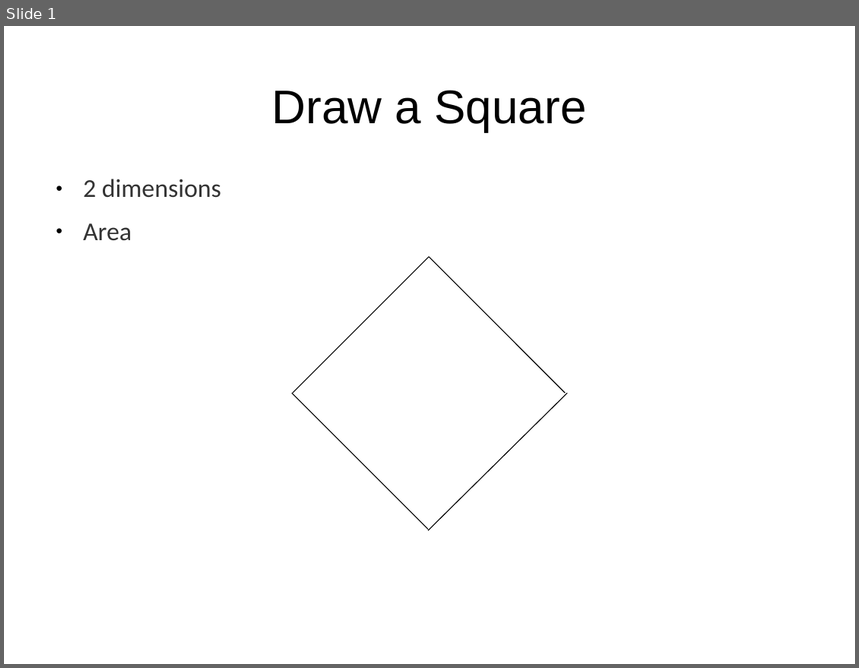
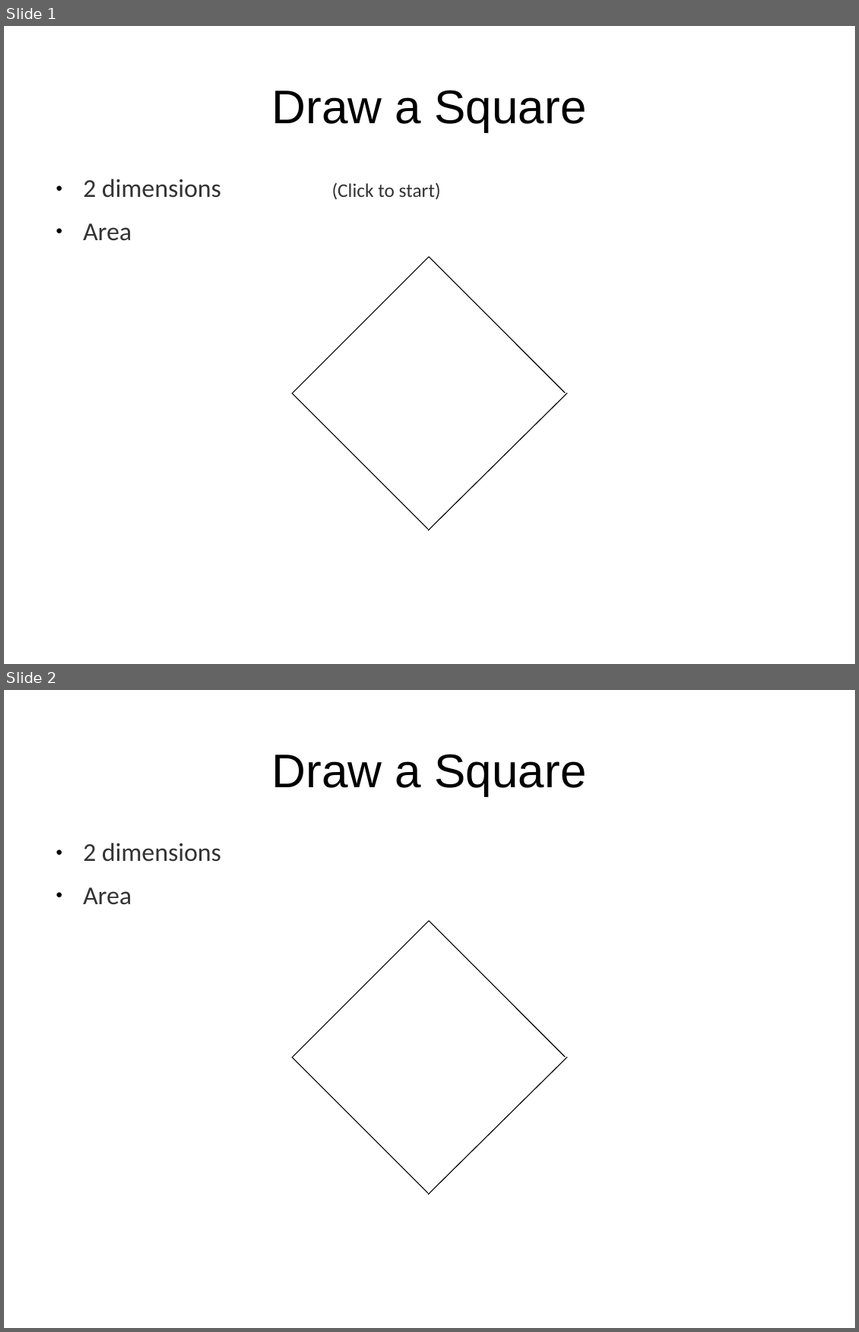
Before and after one commit to tigerfarm/tfpfiles, a slide deck: books/content/cubes/2DrawSquare1a.odp. Shown one above the other, each under a label of ours: slide 1 before the commit, slides 1 and 2 after it. The pictures are 859x668 and 859x1332 pixels, drawn with LibreOffice and Linux fonts; fonts in the diff are those of the drawing; background and template pictures are left out. Boxes give left, top, right and bottom in pixels: in the first picture for what was removed or moved away, otherwise in the second. Text is boxed around its words. In the diff, an @@ line names an element or a change of style, - is before the commit and + after.

```diff
--- a/books/content/cubes/2DrawSquare1a.odp
+++ b/books/content/cubes/2DrawSquare1a.odp
@@ slide 1 added at bbox=[4, 26, 855, 664], background picture (left out) @@
@@ title added at bbox=[272, 90, 587, 132], 44 pt, text #000000 @@
+Draw a Square
@@ text added at bbox=[83, 179, 441, 200], 24 pt, text #333333 @@
+● 2 dimensions (Click to start)
+● Area
@@ line added from (429, 257) to (293, 393), #000000 0.79 pt @@
@@ line added from (566, 393) to (429, 257), #000000 0.79 pt @@
@@ line added from (428, 530) to (292, 393), #000000 0.79 pt @@
@@ line added from (568, 394) to (428, 531), #000000 0.79 pt @@
@@ what was slide 1 is now slide 2 @@
```
Also in this commit, not shown: 3 slides changed, 9 other slides added, 2 other files.
